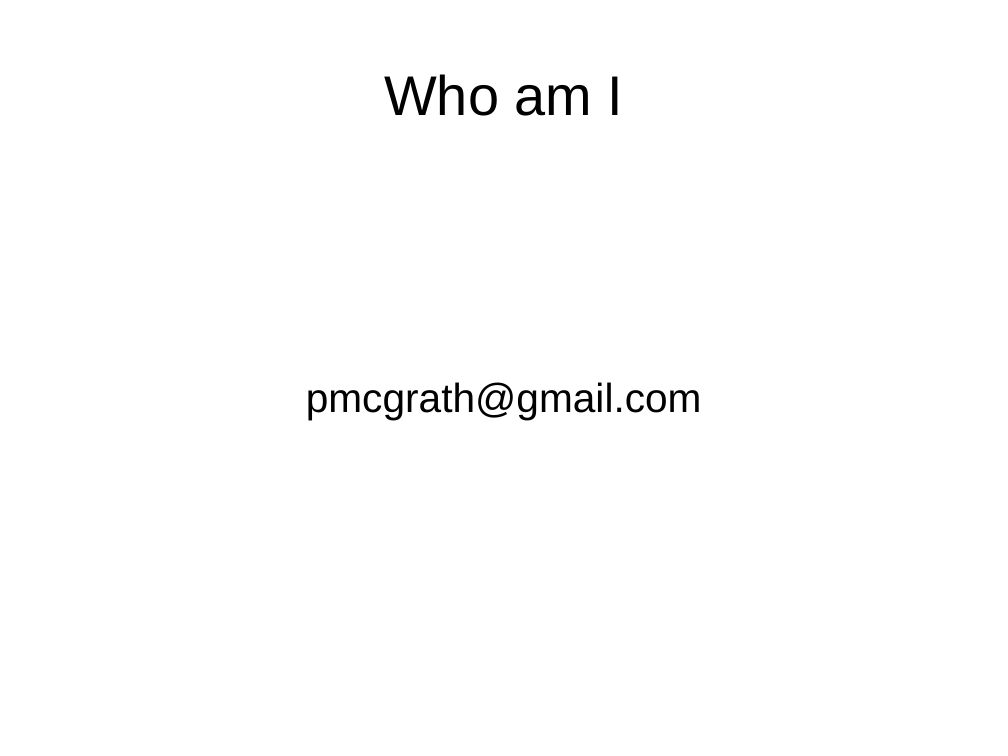
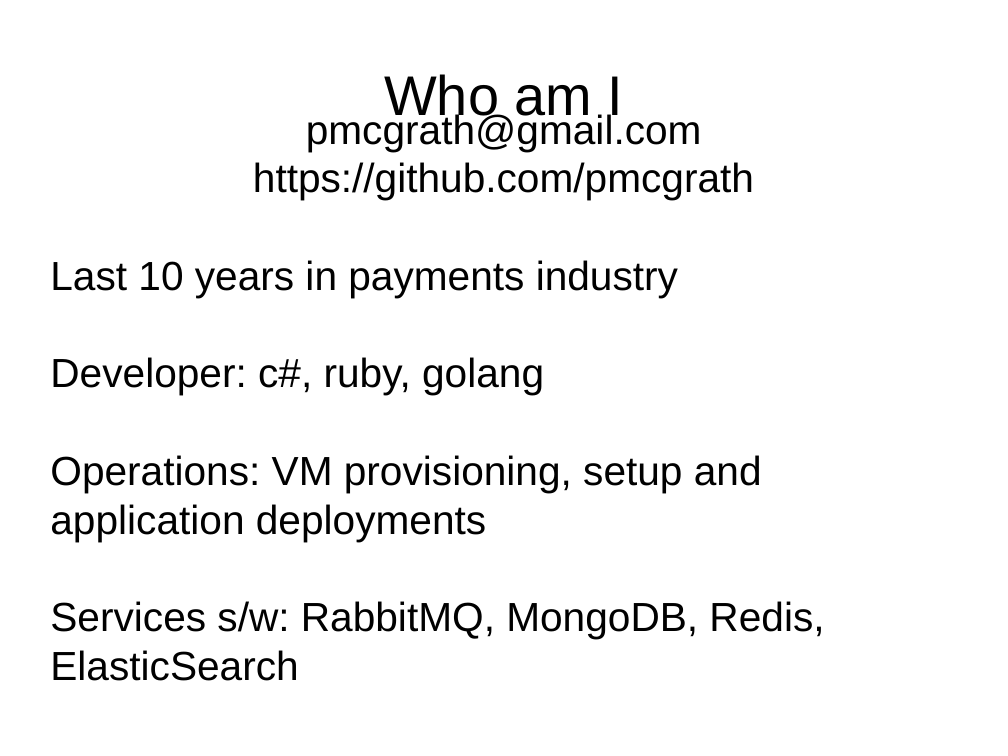
Before and after one commit to pmcgrath/presentations, a slide deck: slide 1 of corkaltnet_docker_20141118/corkaltnet_docker_20141118.odp. Drawn at 1008x756 pixels with LibreOffice and Linux fonts; fonts in the diff are those of the drawing. Boxes give left, top, right and bottom in pixels: in the first picture for what was removed or moved away, otherwise in the second. Text is boxed around its words. In the diff, an @@ line names an element or a change of style, - is before the commit and + after.

```diff
--- a/corkaltnet_docker_20141118/corkaltnet_docker_20141118.odp
+++ b/corkaltnet_docker_20141118/corkaltnet_docker_20141118.odp
@@ subtitle "pmcgrath@gmail.com": place and size @@
-subtitle "pmcgrath@gmail.com" at (306,382,702,420)
+subtitle "pmcgrath@gmail.com" at (50,111,824,681)
@@ subtitle at (50,162,824,681): paragraphs added @@
+https://github.com/pmcgrath
+Last 10 years in payments industry
+Developer: c#, ruby, golang
+Operations: VM provisioning, setup and application deployments
+Services s/w: RabbitMQ, MongoDB, Redis, ElasticSearch
```
Also in this commit, not shown: 2 other slides changed, 1 other file.
